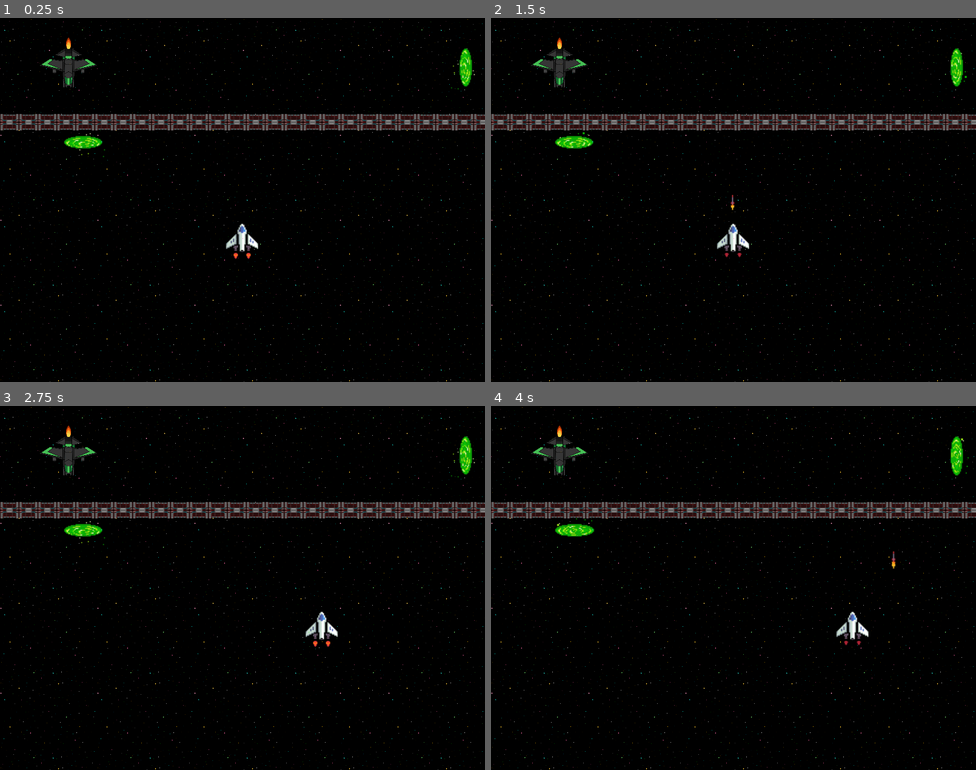
Above: before the commit, frames 1-4 (two rows, left to right).
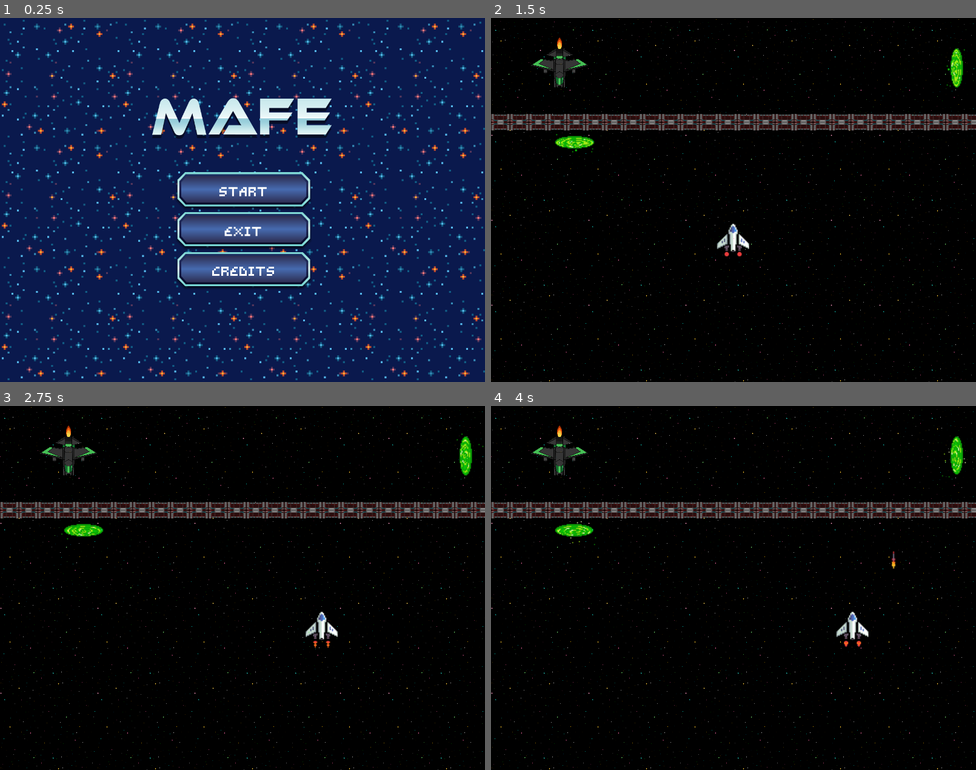
Above: after the commit, the same moments.

Repository: matito644/mafe
Game: Godot game, scene res://scenes/main_menu.tscn
Two runs of this game, one before a commit and one after it. Both use one fixed random seed, a clock stepped at 60 frames per second and the inputs below. Before the commit the project starts from res://scenes/main.tscn.
Inputs (mouse positions are in pixels of both pictures, inside the frame that each line leads up to):
- Up to frame 1 (0.25 s): no input
- Up to frame 2 (1.5 s): click (733, 272) at 0.5 s, where only the run after the commit has a clickable "Credits"; click (733, 192) at 1.25 s, where only the run after the commit has a clickable "Start"
- Up to frame 3 (2.75 s): tap Enter (ui_accept) at 2, 2.27 s; move the mouse to (349, 569) at 2.02 s; hold Right (move_right) from 2.03 s (still down); click (349, 569) at 2.1 s
- Up to frame 4 (4 s): move the mouse to (636, 606) at 2.77 s; click (636, 606) at 2.85 s; tap Enter (ui_accept) at 3.02 s; move the mouse to (782, 507) at 3.52 s; release Right (move_right) at 3.53 s; hold Left (move_left) from 3.53 s (still down); click (782, 507) at 3.6 s

The runs differ from the first frame. In frame 1, 100% of the frame differs, in the area x 0-100%, y 0-100%; in frame 2, 0.3%; in frame 3, 0.3%; in frame 4, 0.3%.

Commit message:
Menú y música

Diff:
--- a/project.godot
+++ b/project.godot
@@ -11,7 +11,7 @@
 [application]
 
 config/name="mafe"
-run/main_scene="res://scenes/main.tscn"
+run/main_scene="res://scenes/main_menu.tscn"
 config/features=PackedStringArray("4.0", "Forward Plus")
 config/icon="res://icon.svg"
 
@@ -22,6 +22,12 @@
 window/size/window_width_override=1280
 window/size/window_height_override=960
 window/stretch/mode="canvas_items"
+
+[importer_defaults]
+
+wav={
+"edit/loop_mode": 3
+}
 
 [input]
 
--- /dev/null
+++ b/resources/theme.tres
@@ -0,0 +1,7 @@
+[gd_resource type="Theme" load_steps=2 format=3 uid="uid://chursmdm8e4h3"]
+
+[ext_resource type="FontFile" uid="uid://d3mjak2t1gtt7" path="res://assets/GravityRegular5.ttf" id="1_qbl0r"]
+
+[resource]
+Label/font_sizes/font_size = 24
+Label/fonts/font = ExtResource("1_qbl0r")
--- a/scenes/main.tscn
+++ b/scenes/main.tscn
@@ -9,6 +9,7 @@
 [ext_resource type="Texture2D" uid="uid://dygpkugkcup73" path="res://assets/background/murosyDemas/RandomBuildings/B01.png" id="6_j5lft"]
 [ext_resource type="Texture2D" uid="uid://cbpcul7pk6pes" path="res://assets/background/murosyDemas/MiniAsteroids/02.png" id="7_oruvf"]
 [ext_resource type="Texture2D" uid="uid://da0t8h200c3tb" path="res://assets/background/murosyDemas/MiniAsteroids/03.png" id="8_rb6jj"]
+[ext_resource type="AudioStream" uid="uid://n3kas3gbu2to" path="res://resources/battle.wav" id="10_k3qhg"]
 
 [sub_resource type="TileSetAtlasSource" id="TileSetAtlasSource_wb00y"]
 texture = ExtResource("4_ds13b")
@@ -89,3 +90,7 @@
 tile_set = SubResource("TileSet_ftna5")
 format = 2
 layer_0/tile_data = PackedInt32Array(327680, 0, 0, 327681, 0, 0, 327682, 0, 0, 327683, 0, 0, 327684, 0, 0, 327685, 0, 0 …(281 unchanged characters)…
+
+[node name="AudioStreamPlayer" type="AudioStreamPlayer" parent="."]
+stream = ExtResource("10_k3qhg")
+autoplay = true
--- /dev/null
+++ b/scenes/main_menu.gd
@@ -0,0 +1,17 @@
+extends Control
+
+@onready var start = $MarginContainer/VBoxContainer/start
+@onready var exit = $MarginContainer/VBoxContainer/exit
+@onready var label = $MarginContainer/VBoxContainer/start/Label
+
+
+
+func _ready():
+	start.pressed.connect(_on_start_pressed)
+	exit.pressed.connect(_on_exit_pressed)
+
+func _on_start_pressed():
+	get_tree().change_scene_to_file("res://scenes/main.tscn")
+
+func _on_exit_pressed():
+	get_tree().quit()
--- /dev/null
+++ b/scenes/main_menu.tscn
@@ -0,0 +1,123 @@
+[gd_scene load_steps=7 format=3 uid="uid://b0dw8t71v5s2x"]
+
+[ext_resource type="Texture2D" uid="uid://dldf2s3hxj7e4" path="res://assets/menu/box.png" id="1_aljn2"]
+[ext_resource type="Script" path="res://scenes/main_menu.gd" id="1_eoqwt"]
+[ext_resource type="PackedScene" uid="uid://coisadxl3yo7t" path="res://tile_map_Optional.tscn" id="2_fmbg0"]
+[ext_resource type="Texture2D" uid="uid://chsunh5b7kurw" path="res://assets/menu/title.png" id="2_v2w8o"]
+[ext_resource type="Theme" uid="uid://chursmdm8e4h3" path="res://resources/theme.tres" id="4_b6qdj"]
+[ext_resource type="AudioStream" uid="uid://claaueypou247" path="res://resources/menu.wav" id="6_w0w6w"]
+
+[node name="Control" type="Control"]
+layout_mode = 3
+anchors_preset = 15
+anchor_right = 1.0
+anchor_bottom = 1.0
+grow_horizontal = 2
+grow_vertical = 2
+script = ExtResource("1_eoqwt")
+
+[node name="fondo" type="ColorRect" parent="."]
+layout_mode = 1
+anchors_preset = 15
+anchor_right = 1.0
+anchor_bottom = 1.0
+grow_horizontal = 2
+grow_vertical = 2
+color = Color(0.0745098, 0.25098, 0.352941, 1)
+
+[node name="TileMap" parent="." instance=ExtResource("2_fmbg0")]
+
+[node name="title" type="TextureRect" parent="."]
+layout_mode = 0
+offset_left = 401.0
+offset_top = 211.0
+offset_right = 876.0
+offset_bottom = 319.0
+size_flags_horizontal = 4
+size_flags_vertical = 4
+texture = ExtResource("2_v2w8o")
+
+[node name="MarginContainer" type="MarginContainer" parent="."]
+layout_mode = 1
+anchors_preset = 8
+anchor_left = 0.5
+anchor_top = 0.5
+anchor_right = 0.5
+anchor_bottom = 0.5
+offset_left = -177.0
+offset_top = -73.0
+offset_right = 184.0
+offset_bottom = 238.0
+grow_horizontal = 2
+grow_vertical = 2
+theme = ExtResource("4_b6qdj")
+
+[node name="VBoxContainer" type="VBoxContainer" parent="MarginContainer"]
+layout_mode = 2
+
+[node name="start" type="TextureButton" parent="MarginContainer/VBoxContainer"]
+layout_mode = 2
+size_flags_horizontal = 4
+texture_normal = ExtResource("1_aljn2")
+
+[node name="Label" type="Label" parent="MarginContainer/VBoxContainer/start"]
+layout_mode = 1
+anchors_preset = 8
+anchor_left = 0.5
+anchor_top = 0.5
+anchor_right = 0.5
+anchor_bottom = 0.5
+offset_left = -20.0
+offset_top = -11.5
+offset_right = 20.0
+offset_bottom = 11.5
+grow_horizontal = 2
+grow_vertical = 2
+text = "Start"
+
+[node name="exit" type="TextureButton" parent="MarginContainer/VBoxContainer"]
+layout_mode = 2
+size_flags_horizontal = 4
+texture_normal = ExtResource("1_aljn2")
+
+[node name="Label" type="Label" parent="MarginContainer/VBoxContainer/exit"]
+layout_mode = 1
+anchors_preset = 8
+anchor_left = 0.5
+anchor_top = 0.5
+anchor_right = 0.5
+anchor_bottom = 0.5
+offset_left = -20.0
+offset_top = -11.5
+offset_right = 20.0
+offset_bottom = 11.5
+grow_horizontal = 2
+grow_vertical = 2
+text = "Exit"
+
+[node name="credits" type="TextureButton" parent="MarginContainer/VBoxContainer"]
+layout_mode = 2
+size_flags_horizontal = 4
+texture_normal = ExtResource("1_aljn2")
+
+[node name="Label" type="Label" parent="MarginContainer/VBoxContainer/credits"]
+layout_mode = 1
+anchors_preset = 8
+anchor_left = 0.5
+anchor_top = 0.5
+anchor_right = 0.5
+anchor_bottom = 0.5
+offset_left = -20.0
+offset_top = -11.5
+offset_right = 20.0
+offset_bottom = 11.5
+grow_horizontal = 2
+grow_vertical = 2
+text = "Credits"
+
+[node name="AudioStreamPlayer" type="AudioStreamPlayer" parent="."]
+stream = ExtResource("6_w0w6w")
+autoplay = true
+
+[connection signal="mouse_entered" from="." to="." method="_on_mouse_entered"]
+[connection signal="mouse_exited" from="." to="." method="_on_mouse_exited"]
--- /dev/null
+++ b/scenes/menu.tscn
@@ -0,0 +1,87 @@
+[gd_scene load_steps=2 format=3 uid="uid://crdcnxw6ic4km"]
+
+[ext_resource type="Texture2D" uid="uid://dldf2s3hxj7e4" path="res://assets/menu/box.png" id="1_4kp0n"]
+
+[node name="MarginContainer" type="MarginContainer"]
+anchors_preset = 15
+anchor_right = 1.0
+anchor_bottom = 1.0
+grow_horizontal = 2
+grow_vertical = 2
+
+[node name="PanelContainer" type="PanelContainer" parent="."]
+layout_mode = 2
+size_flags_horizontal = 4
+size_flags_vertical = 4
+
+[node name="MarginContainer" type="MarginContainer" parent="PanelContainer"]
+layout_mode = 2
+
+[node name="VBoxContainer" type="VBoxContainer" parent="PanelContainer/MarginContainer"]
+layout_mode = 2
+
+[node name="Label" type="Label" parent="PanelContainer/MarginContainer/VBoxContainer"]
+layout_mode = 2
+size_flags_horizontal = 4
+theme_override_font_sizes/font_size = 49
+text = "Mafe"
+
+[node name="start" type="TextureButton" parent="PanelContainer/MarginContainer/VBoxContainer"]
+layout_mode = 2
+size_flags_horizontal = 4
+texture_normal = ExtResource("1_4kp0n")
+
+[node name="Label" type="Label" parent="PanelContainer/MarginContainer/VBoxContainer/start"]
+layout_mode = 1
+anchors_preset = 8
+anchor_left = 0.5
+anchor_top = 0.5
+anchor_right = 0.5
+anchor_bottom = 0.5
+offset_left = -20.0
+offset_top = -11.5
+offset_right = 20.0
+offset_bottom = 11.5
+grow_horizontal = 2
+grow_vertical = 2
+text = "Start"
+
+[node name="exit" type="TextureButton" parent="PanelContainer/MarginContainer/VBoxContainer"]
+layout_mode = 2
+size_flags_horizontal = 4
+texture_normal = ExtResource("1_4kp0n")
+
+[node name="Label" type="Label" parent="PanelContainer/MarginContainer/VBoxContainer/exit"]
+layout_mode = 1
+anchors_preset = 8
+anchor_left = 0.5
+anchor_top = 0.5
+anchor_right = 0.5
+anchor_bottom = 0.5
+offset_left = -20.0
+offset_top = -11.5
+offset_right = 20.0
+offset_bottom = 11.5
+grow_horizontal = 2
+grow_vertical = 2
+text = "Exit"
+
+[node name="credits" type="TextureButton" parent="PanelContainer/MarginContainer/VBoxContainer"]
+layout_mode = 2
+size_flags_horizontal = 4
+texture_normal = ExtResource("1_4kp0n")
+
+[node name="Label" type="Label" parent="PanelContainer/MarginContainer/VBoxContainer/credits"]
+layout_mode = 1
+anchors_preset = 8
+anchor_left = 0.5
+anchor_top = 0.5
+anchor_right = 0.5
+anchor_bottom = 0.5
+offset_left = -20.0
+offset_top = -11.5
+offset_right = 20.0
+offset_bottom = 11.5
+grow_horizontal = 2
+grow_vertical = 2
+text = "Credits"
Binary file added: assets/GravityRegular5.ttf
Not shown, added: assets/GravityRegular5.ttf.import
Binary file added: assets/menu/box.png
Not shown, added: assets/menu/box.png.import
Binary file added: assets/menu/font.png
Not shown, added: assets/menu/font.png.import
Binary file added: assets/menu/title.png
Not shown, added: assets/menu/title.png.import
Not shown, added: resources/battle.wav.import
Not shown, added: resources/menu.wav.import
Not shown: 1 places in scenes/main.tscn that only renumber resources
Not shown, added: resources/battle.wav
(and 1 more such lines)
